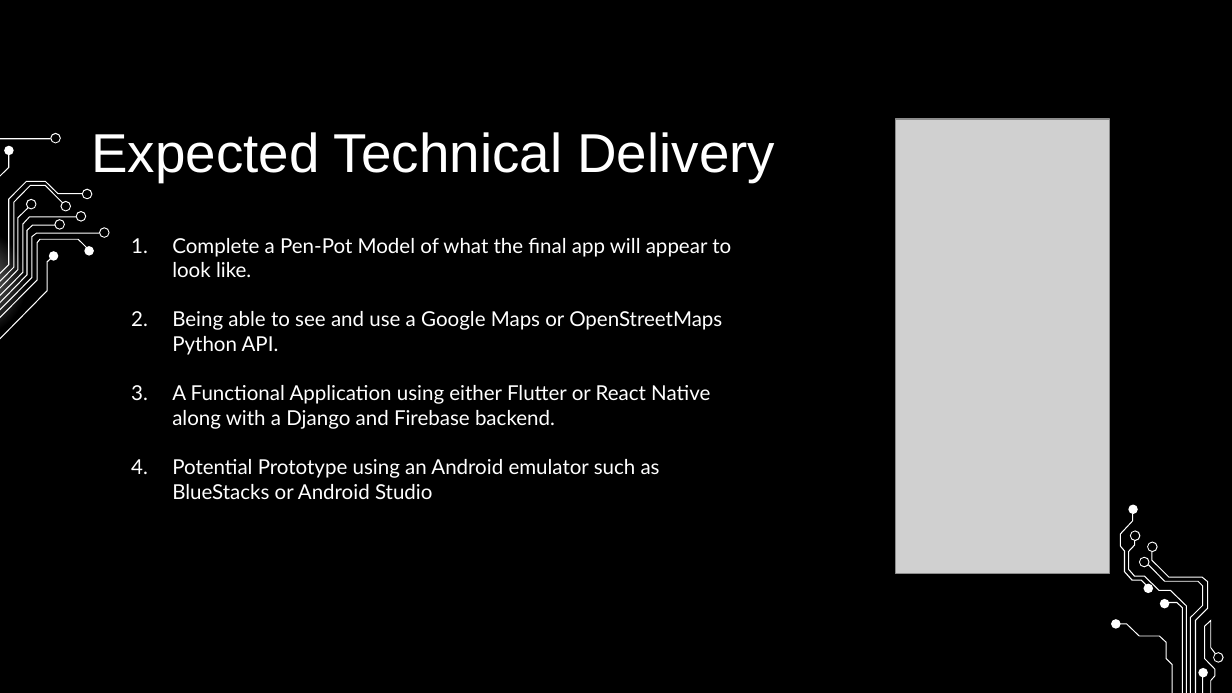
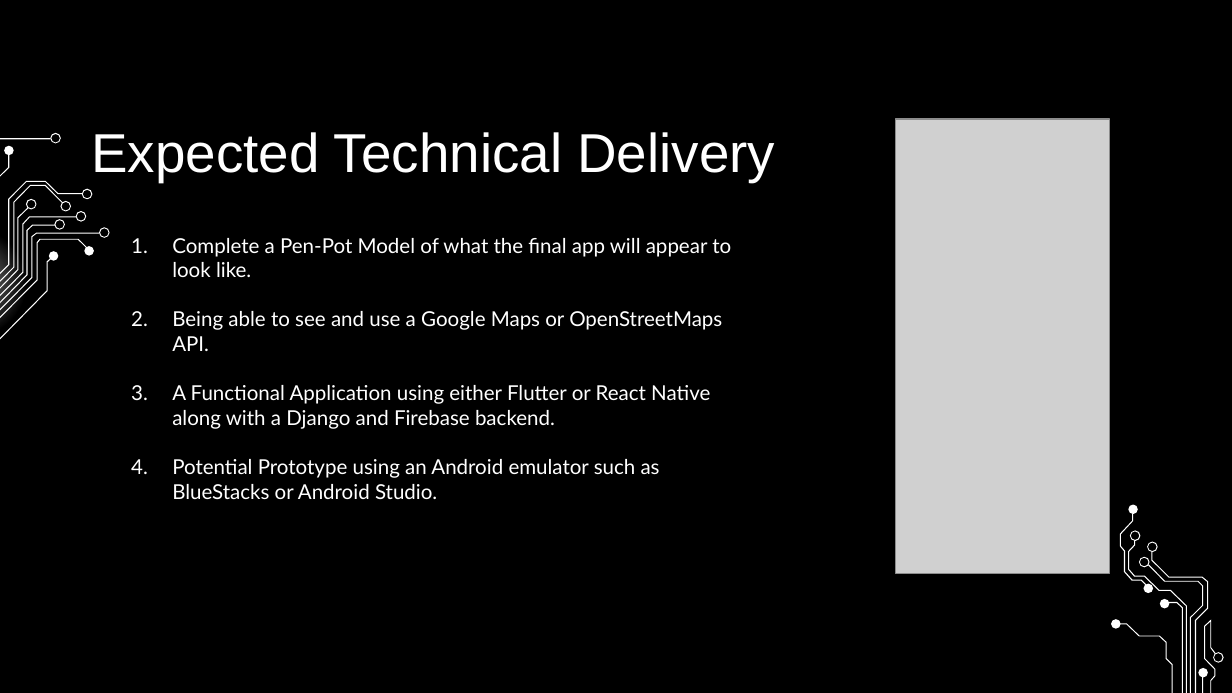
Before and after one commit to Robert-Maloney/Pinpoint, a slide deck: slide 5 of docs/1-proposal/presentation.pptx. Drawn at 1232x693 pixels with LibreOffice and Linux fonts; fonts in the diff are those of the drawing; grey boxes stand for pictures; background and template pictures are left out. Boxes give left, top, right and bottom in pixels: in the first picture for what was removed or moved away, otherwise in the second. Text is boxed around its words. In the diff, an @@ line names an element or a change of style, - is before the commit and + after.

Commit message:
Updated the presentation

```diff
--- a/docs/1-proposal/presentation.pptx
+++ b/docs/1-proposal/presentation.pptx
@@ text at [172, 311, 722, 351]: text changed @@
-2. Being able to see and use a Google Maps or OpenStreetMaps Python API.
+2. Being able to see and use a Google Maps or OpenStreetMaps API.
@@ text at [172, 459, 660, 499]: text changed @@
-4. Potential Prototype using an Android emulator such as BlueStacks or Android Studio
+4. Potential Prototype using an Android emulator such as BlueStacks or Android Studio.
```
Also in this commit, not shown: 6 other slides changed.
